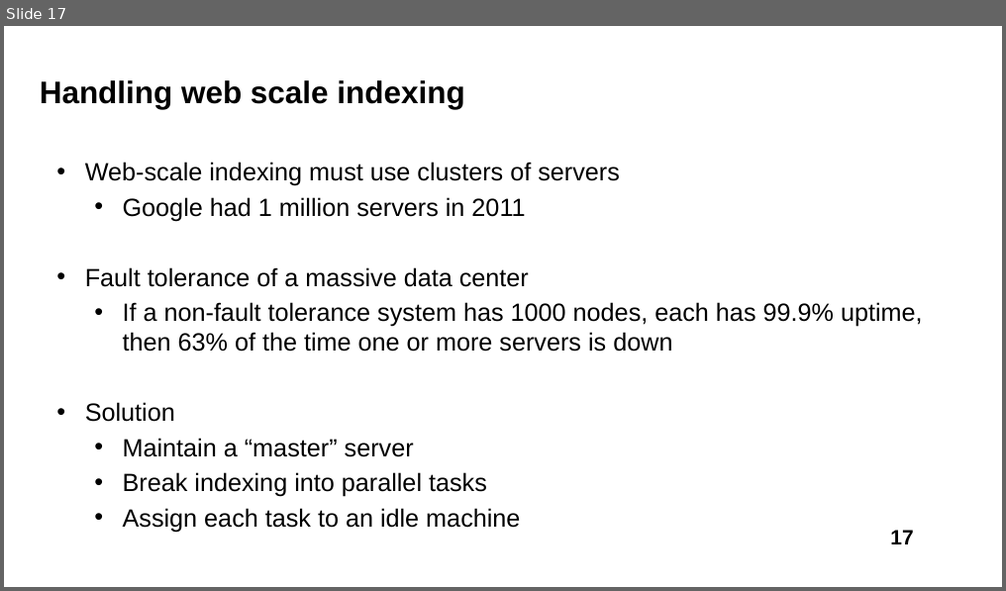
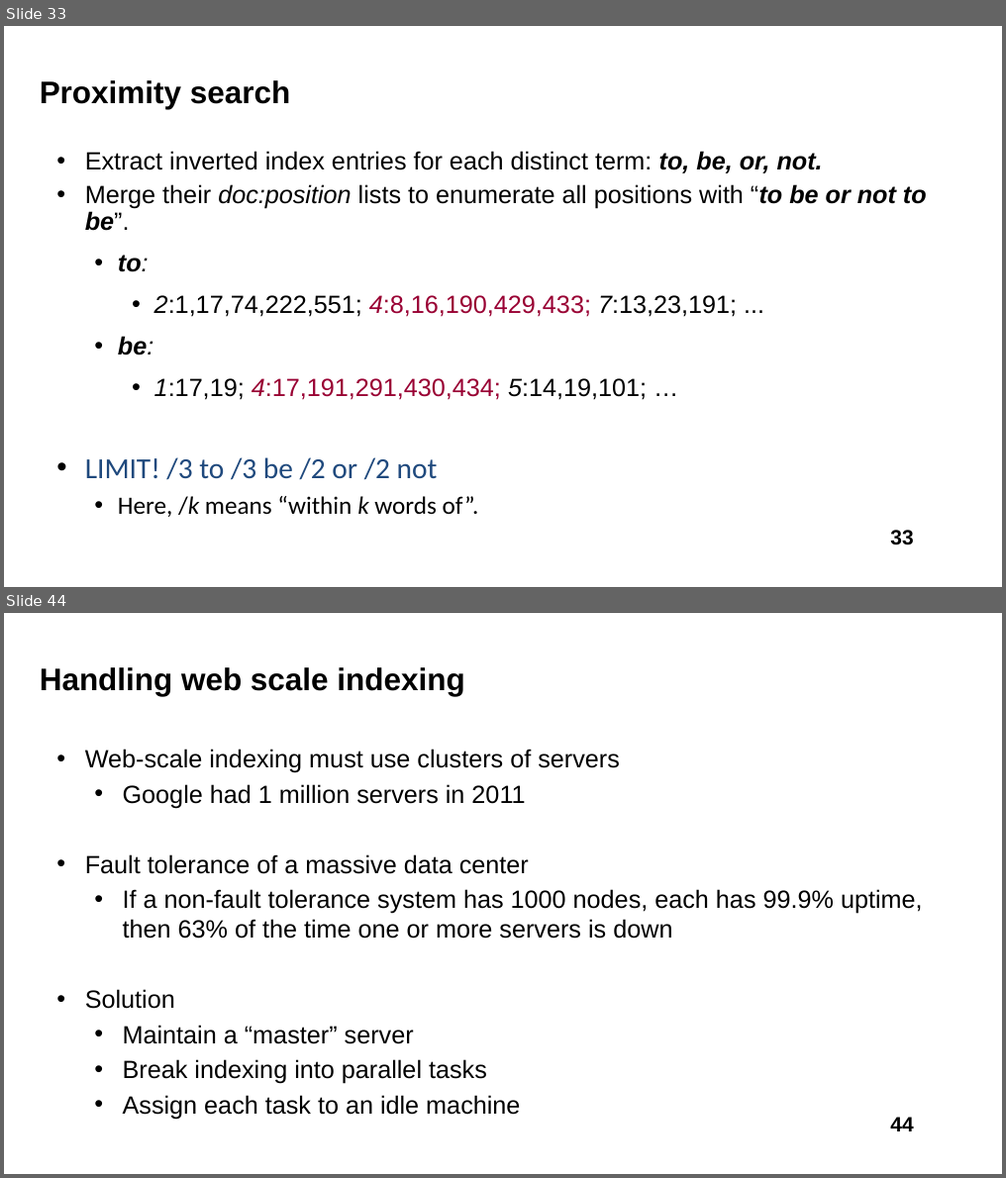
Before and after one commit to liususan091219/liususan091219.github.io, a slide deck: teaching/cs589_21f/slides/4_infr.pptx. Shown one above the other, each under a label of ours: slide 17 before the commit, slides 33 and 44 after it; the slides between them are not shown. The pictures are 1006x591 and 1006x1178 pixels, drawn with LibreOffice and Linux fonts; fonts in the diff are those of the drawing. Boxes give left, top, right and bottom in pixels: in the first picture for what was removed or moved away, otherwise in the second. Text is boxed around its words. In the diff, an @@ line names an element or a change of style, - is before the commit and + after.

```diff
--- a/teaching/cs589_21f/slides/4_infr.pptx
+++ b/teaching/cs589_21f/slides/4_infr.pptx
@@ slide 33 added at (4, 26, 1002, 587), background #FFFFFF @@
@@ title added at (40, 80, 290, 109), 30 pt, text #000000, bold @@
+Proximity search
@@ text added at (85, 151, 927, 517), 24 pt, text #000000 @@
+• Extract inverted index entries for each distinct term: to, be, or, not.
+• Merge their doc:position lists to enumerate all positions with “to be or not to be”.
+  • to:
+    • 2:1,17,74,222,551; 4:8,16,190,429,433; 7:13,23,191; ...
+  • be:
+    • 1:17,19; 4:17,191,291,430,434; 5:14,19,101; …
+• LIMIT! /3 to /3 be /2 or /2 not
+  • Here, /k means “within k words of”.
@@ page number added at (890, 530, 913, 546), 20 pt, text #000000, bold @@
+33
@@ what was slide 17 is now slide 44 @@
@@ page number at (890, 1117, 913, 1132): text changed @@
-17
+44
```
Also in this commit, not shown: 7 slides changed, 37 other slides added, 28 slides removed, 3 other files.
